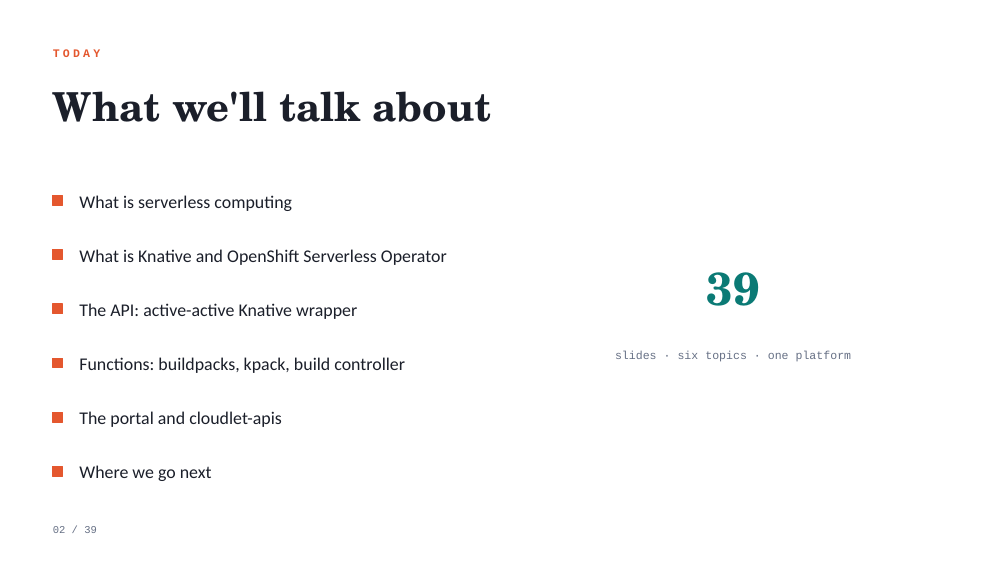
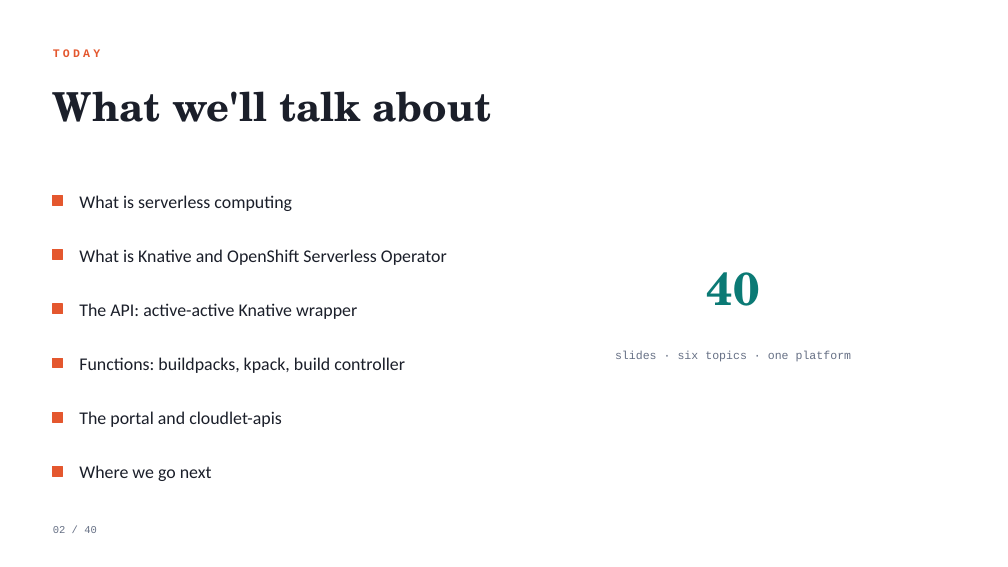
Before and after one commit to black-cloudlet/serverless, a slide deck: slide 2 of docs/presentation/serverless-platform.pptx. Drawn at 1008x567 pixels with LibreOffice and Linux fonts; fonts in the diff are those of the drawing. Boxes give left, top, right and bottom in pixels: in the first picture for what was removed or moved away, otherwise in the second. Text is boxed around its words. In the diff, an @@ line names an element or a change of style, - is before the commit and + after.

```diff
--- a/docs/presentation/serverless-platform.pptx
+++ b/docs/presentation/serverless-platform.pptx
@@ text at (707,272,760,306): text changed @@
-39
+40
@@ text at (53,526,97,533): text changed @@
-02 / 39
+02 / 40
```
Also in this commit, not shown: 37 other slides changed, 1 slide added, 5 other files.
